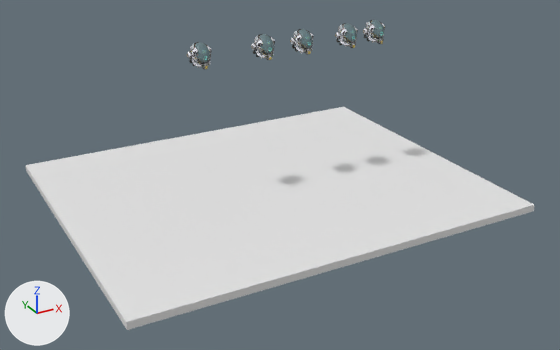
One commit to the glTF model Resources/Helmet/DamagedHelmet.gltf: the scene before it, then after it.
The view is the same before and after, from a camera (50 mm lens) standing at (-6.72, -12.83, 5.82) and looking at (0.03, -0.55, -0.32). The axes (+X, +Y, +Z) are drawn at lower left. The lights are the same throughout. Where no turn or scale is listed for an object, it has been applied to the vertices. Vertices at the same position are counted once.

The older version as bpy lines, for what is in view:
```python
ob_cube = bpy.data.objects.new('Cube', me_cube_001)
ob_cube.location = (0.0, 0.0, 0.0)
ob_node_damagedhelmet__6514_001 = bpy.data.objects.new('node_damagedHelmet_-6514.001', me_mesh_helmet_lp_13930damagedhelmet_003)
ob_node_damagedhelmet__6514_001.location = (0.0, 0.0, 0.0)
ob_node_damagedhelmet__6514_002 = bpy.data.objects.new('node_damagedHelmet_-6514.002', me_mesh_helmet_lp_13930damagedhelmet_004)
ob_node_damagedhelmet__6514_002.location = (0.0, 0.0, 0.0)
ob_node_damagedhelmet__6514_003 = bpy.data.objects.new('node_damagedHelmet_-6514.003', me_mesh_helmet_lp_13930damagedhelmet_005)
ob_node_damagedhelmet__6514_003.location = (0.0, 0.0, 0.0)
ob_node_damagedhelmet__6514_004 = bpy.data.objects.new('node_damagedHelmet_-6514.004', me_mesh_helmet_lp_13930damagedhelmet_006)
ob_node_damagedhelmet__6514_004.location = (0.0, 0.0, 0.0)
```
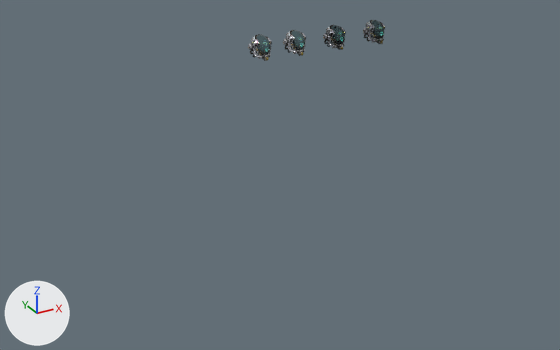
The newer file is also rescaled (x4.042), turned or shifted as a whole; pictures and numbers use the older file's frame.

Diff of the bpy script that builds the scene:
```diff
--- a/Resources/Helmet/DamagedHelmet.gltf.py
+++ b/Resources/Helmet/DamagedHelmet.gltf.py
@@ img_image_1 @@
+img_image_1 = load_image('Image_1', 'Image_1.jpg', 2048, 2048, 'Non-Color')
@@ mat_material_mr_013 @@
+mat_material_mr_013 = bpy.data.materials.new('Material_MR.013')
+# uses the picture img_image_0
+# uses the picture img_image_1
+# uses the picture img_image_2
+# uses the picture img_image_4
@@ me_mesh_helmet_lp_13930damagedhelmet_003 @@
 me_mesh_helmet_lp_13930damagedhelmet_003.from_pydata(...)  # 8661 vertices, 15452 faces; spans x -0.205..0.262, y -0.202..0.293, z 1.902..2.348
 # used by ob_node_damagedhelmet__6514_001; location = (0.0, 0.0, 0.0)
+# me_mesh_helmet_lp_13930damagedhelmet_003 part 1: the whole mesh is moved by (2.565, 0.0, 0.0)
 me_mesh_helmet_lp_13930damagedhelmet_003.materials.append(mat_material_mr_003)
@@ me_mesh_helmet_lp_13930damagedhelmet_004 @@
 me_mesh_helmet_lp_13930damagedhelmet_004.from_pydata(...)  # 8661 vertices, 15452 faces; spans x -1.523..-1.055, y -0.202..0.293, z 1.902..2.348
 # used by ob_node_damagedhelmet__6514_002; location = (0.0, 0.0, 0.0)
+# me_mesh_helmet_lp_13930damagedhelmet_004 part 2: the whole mesh is moved by (2.922, 0.0, 0.0)
 me_mesh_helmet_lp_13930damagedhelmet_004.materials.append(mat_material_mr_004)
@@ me_mesh_helmet_lp_13930damagedhelmet_005 @@
 me_mesh_helmet_lp_13930damagedhelmet_005.from_pydata(...)  # 8661 vertices, 15452 faces; spans x 0.651..1.119, y -0.202..0.293, z 1.902..2.348
 # used by ob_node_damagedhelmet__6514_003; location = (0.0, 0.0, 0.0)
+# me_mesh_helmet_lp_13930damagedhelmet_005 part 3: the whole mesh is moved by (0.748, 0.0, 0.0)
 me_mesh_helmet_lp_13930damagedhelmet_005.materials.append(mat_material_mr_005)
@@ me_mesh_helmet_lp_13930damagedhelmet_006 @@
 me_mesh_helmet_lp_13930damagedhelmet_006.from_pydata(...)  # 8661 vertices, 15452 faces; spans x 1.685..2.153, y -0.202..0.293, z 1.902..2.348
 # used by ob_node_damagedhelmet__6514_004; location = (0.0, 0.0, 0.0)
+# me_mesh_helmet_lp_13930damagedhelmet_006 part 4: the whole mesh is moved by (-1.959, 0.0, 0.0)
 me_mesh_helmet_lp_13930damagedhelmet_006.materials.append(mat_material_mr_006)
@@ me_mesh_helmet_lp_13930damagedhelmet_013 @@
+me_mesh_helmet_lp_13930damagedhelmet_013.from_pydata(...)  # 8661 vertices, 15452 faces; spans x -0.234..0.233, y -0.201..0.294, z -0.223..0.223
+me_mesh_helmet_lp_13930damagedhelmet_013.materials.append(mat_material_mr_013)
@@ ob_cube @@
-ob_cube = bpy.data.objects.new('Cube', me_cube_001)
-ob_cube.location = (0.0, 0.0, 0.0)
@@ ob_node_damagedhelmet__6514_005 @@
+ob_node_damagedhelmet__6514_005 = bpy.data.objects.new('node_damagedHelmet_-6514.005', me_mesh_helmet_lp_13930damagedhelmet_013)
+ob_node_damagedhelmet__6514_005.location = (0.72, 0.0, 2.13)
```

Boxes (x1, y1, x2, y2) around the edits, measured in the pictures (560 x 350 px):
'Cube', deleted
    before: (26, 107, 534, 330)
'node_damagedHelmet_-6514.002', mesh moved
    before: (187, 42, 212, 69)
    after: (323, 25, 346, 50)
'node_damagedHelmet_-6514.004', mesh moved
    before: (335, 23, 358, 48)
    after: (248, 34, 272, 61)
'node_damagedHelmet_-6514.001', mesh moved (not visible afterwards)
    before: (251, 34, 275, 60)
'node_damagedHelmet_-6514.003', mesh moved (not visible afterwards)
    before: (290, 29, 313, 55)
'node_damagedHelmet_-6514.005', added
    after: (283, 30, 306, 56)
